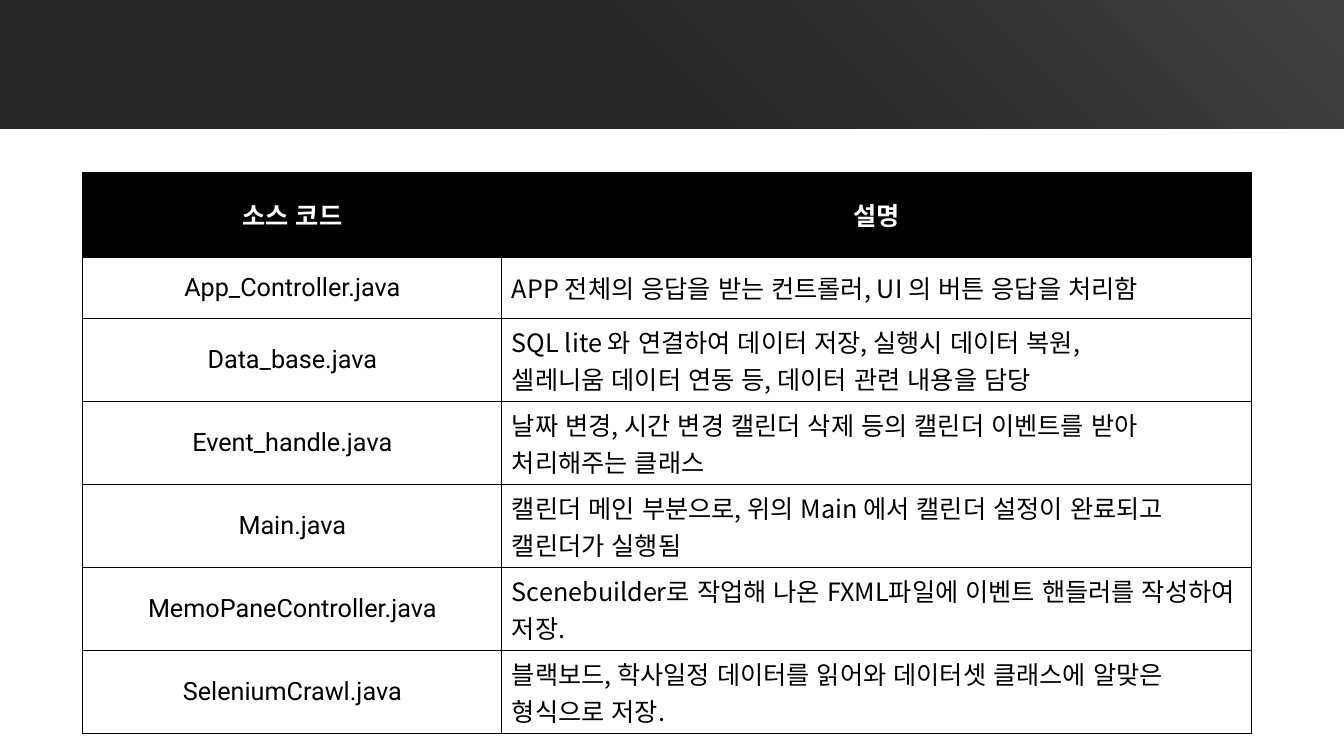
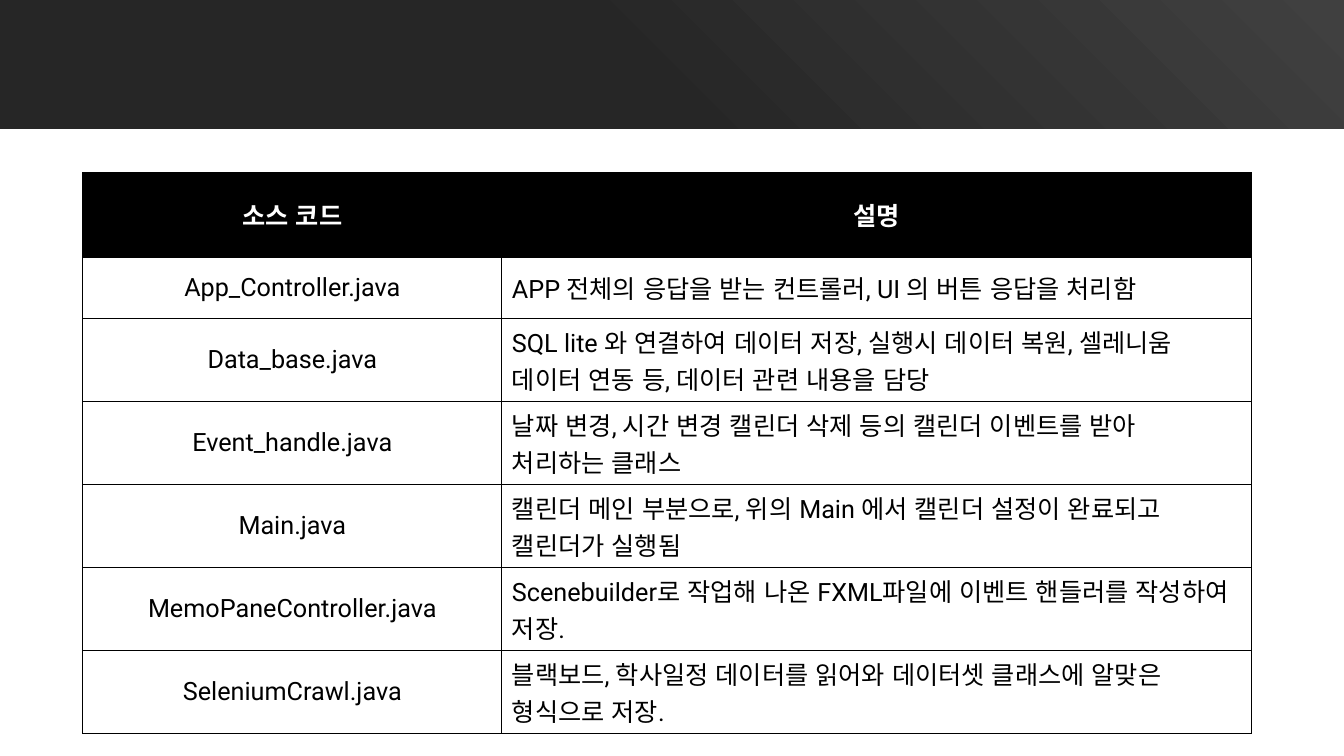
Before and after one commit to EvolvingProgrammer/OPENSOURCE16, a slide deck: slide 20 of ppt/계획서 0530.pptx (slide 18 before the commit). Drawn at 1344x756 pixels with LibreOffice and Linux fonts; fonts in the diff are those of the drawing. Boxes give left, top, right and bottom in pixels: in the first picture for what was removed or moved away, otherwise in the second. Text is boxed around its words. In the diff, an @@ line names an element or a change of style, - is before the commit and + after.

Commit message:
ppt 내용 수정

```diff
--- a/ppt/계획서 0530.pptx
+++ b/ppt/계획서 0530.pptx
@@ table at (83, 172, 1251, 727) @@
-row 3, column 2: SQL lite 와 연결하여 데이터 저장, 실행시 데이터 복원, / 셀레니움 데이터 연동 등, 데이터 관련 내용을 담당
+row 3, column 2: SQL lite 와 연결하여 데이터 저장, 실행시 데이터 복원, 셀레니움 / 데이터 연동 등, 데이터 관련 내용을 담당
-row 4, column 2: 날짜 변경, 시간 변경 캘린더 삭제 등의 캘린더 이벤트를 받아 / 처리해주는 클래스
+row 4, column 2: 날짜 변경, 시간 변경 캘린더 삭제 등의 캘린더 이벤트를 받아 / 처리하는 클래스
-row 5, column 2: 캘린더 메인 부분으로, 위의 Main 에서 캘린더 설정이 완료되고 캘린더가 실행됨
+row 5, column 2: 캘린더 메인 부분으로, 위의 Main 에서 캘린더 설정이 완료되고 / 캘린더가 실행됨
@@ font Noto Sans CJK KR to Roboto in "APP 전체의 응답을 받는 컨트롤러, UI 의 ...", "Scenebuilder로 작업해 나온 FXML파일에 이벤트 핸들러를 작성하여 ...", "블랙보드, 학사일정 데이터를 읽어와 데이터셋 클래스에 알맞은 ..." @@
```
Also in this commit, not shown: 2 slides added, 1 other file.
